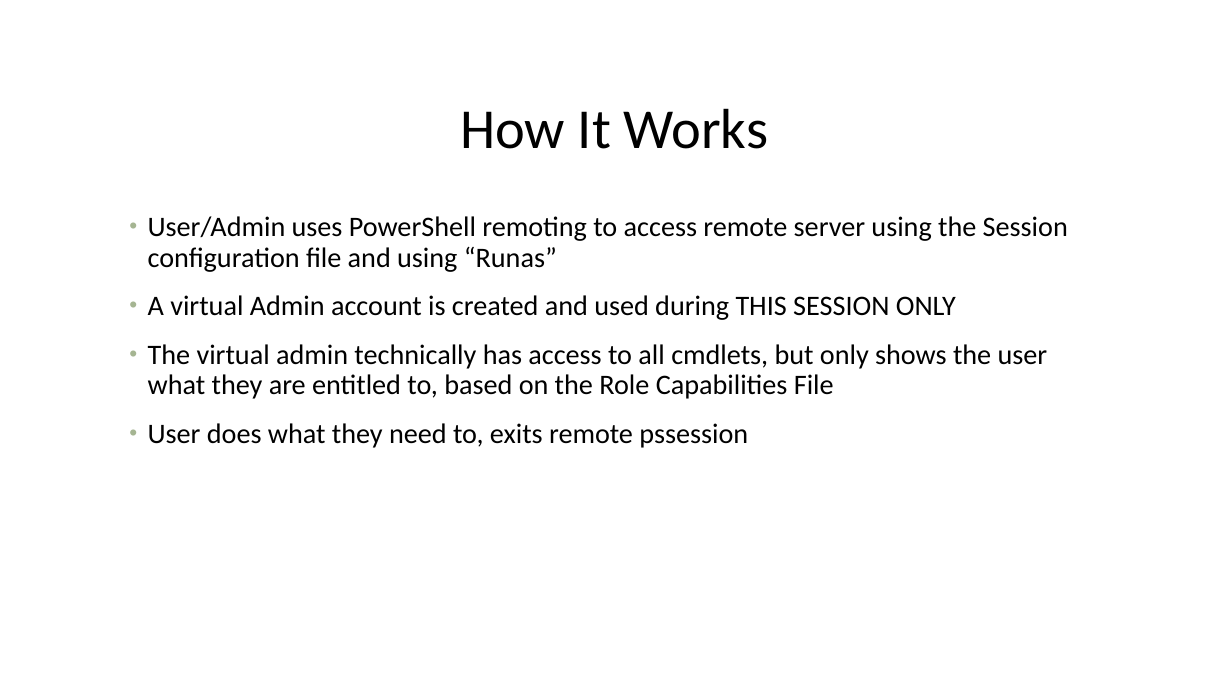
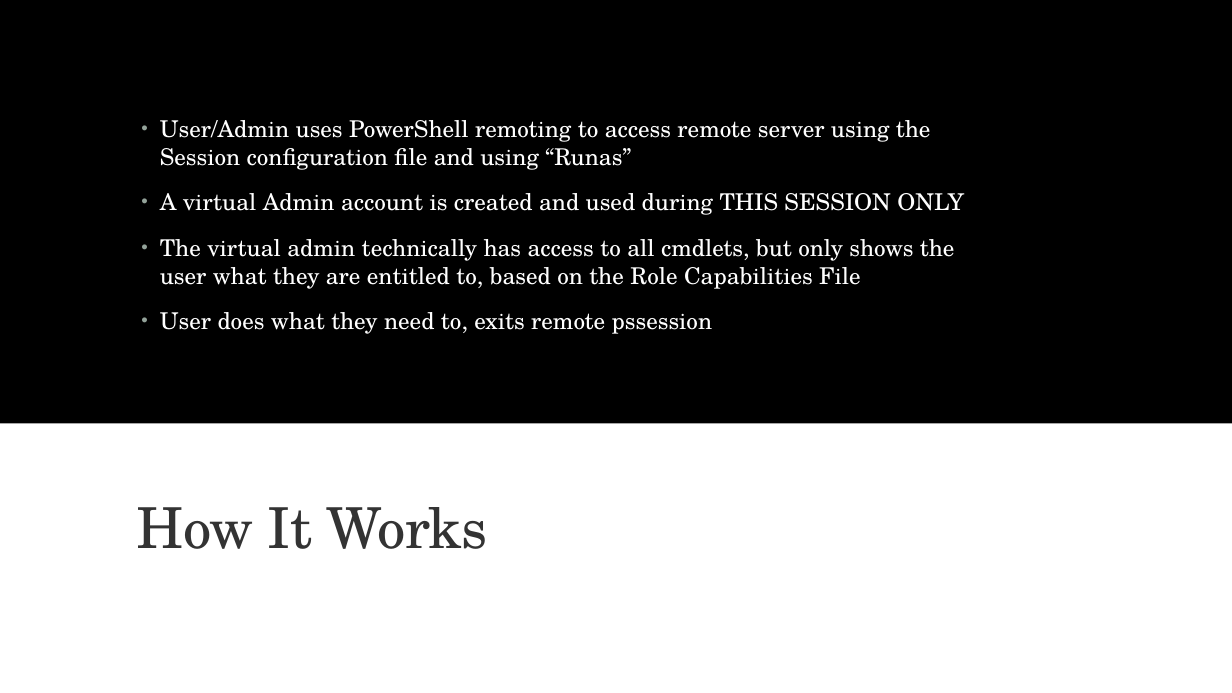
Before and after one commit to P0w3rChi3f/JEA-Just-Enough-Admin, a slide deck: slide 9 of Docs/PowerShell JEA.pptx. Drawn at 1232x693 pixels with LibreOffice and Linux fonts; fonts in the diff are those of the drawing; background and template pictures are left out. Boxes give left, top, right and bottom in pixels: in the first picture for what was removed or moved away, otherwise in the second. Text is boxed around its words. In the diff, an @@ line names an element or a change of style, - is before the commit and + after.

```diff
--- a/Docs/PowerShell JEA.pptx
+++ b/Docs/PowerShell JEA.pptx
@@ background #FFFFFF to #000000 @@
@@ rectangle added at (0,0,1232,693), fill #000000 @@
@@ rectangle added at (1141,0,1232,693), fill #303030 @@
@@ text "User/Admin uses PowerShell remoting to ...": place and size @@
-text "User/Admin uses PowerShell remoting to ..." at (148,216,1068,448)
+text "User/Admin uses PowerShell remoting to ..." at (160,120,964,334)
@@ text "User/Admin uses PowerShell remoting to ..." at (160,120,964,334): size 22 to 18 pt, font Calibri to TeX Gyre Schola, text colour #000000 to #FFFFFF; line spacing 0.9 to 1; bullet colour #A5B592 to #93A299; vertical alignment top to middle @@
@@ rectangle added at (0,423,1232,693), fill #FFFFFF @@
@@ text "How It Works": place and size @@
-text "How It Works" at (460,108,768,149)
+text "How It Works" at (137,507,487,549)
@@ text "How It Works" at (137,507,487,549): font Calibri to TeX Gyre Schola, text colour #000000 to #000000 at 80% opacity, letter spacing 0 to -0.5 pt; alignment centre to left; more space between paragraphs @@
```
Also in this commit, not shown: 16 other slides changed, 2 slides added, 2 slides removed, 1 other file.
